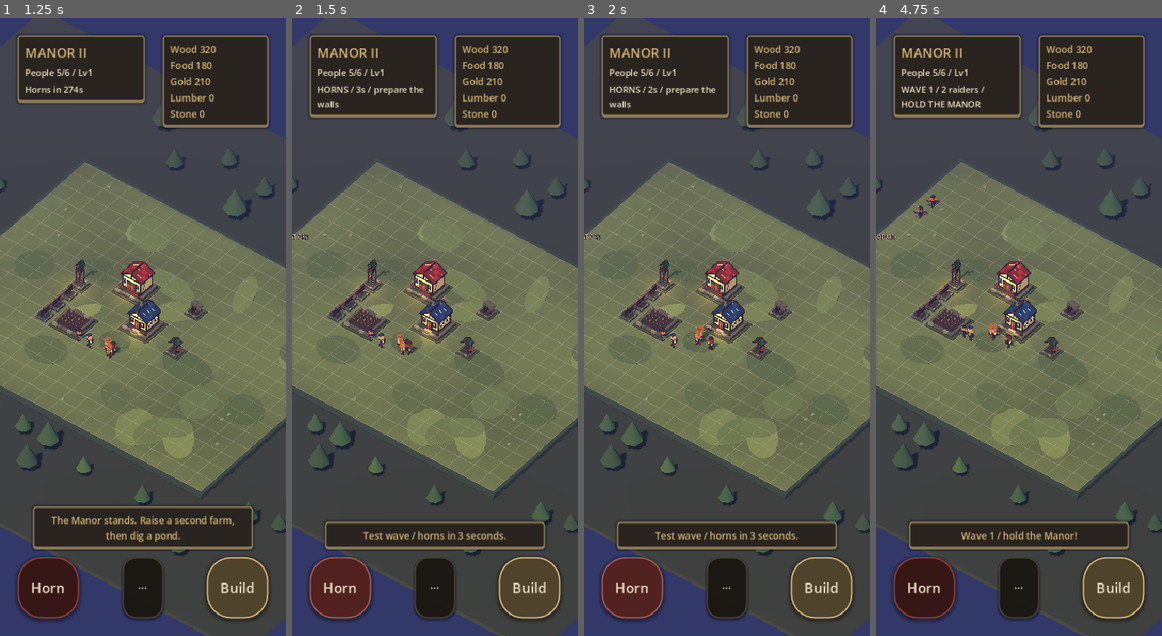
Above: before the commit, frames 1-4 (left to right).
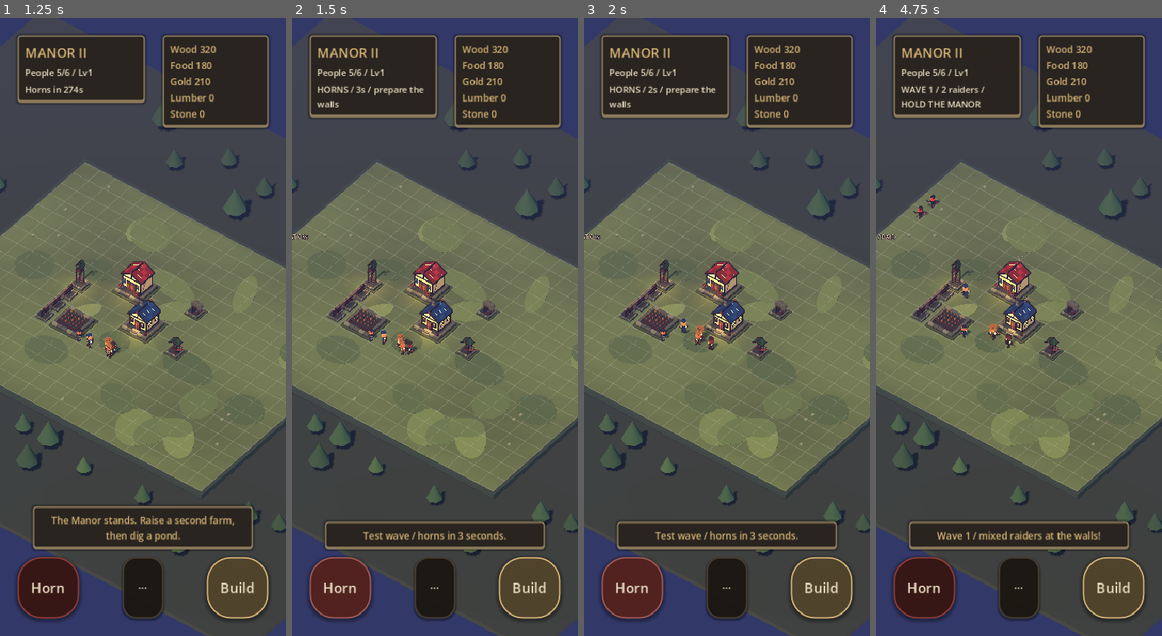
Above: after the commit, the same moments.

Repository: lifetimeballer1/midnight-manor-2
Game: Godot game, scene res://scenes/game.tscn
The game is run twice, just before and just after one commit, with the same random seed, the same clock (stepped at 60 frames per second) and the same inputs.
Inputs:
- Up to frame 1 (1.25 s): click "Enter Village" at 0.5 s
- Up to frame 2 (1.5 s): click "Horn" at 1.25 s
- Up to frame 3 (2 s): no input
- Up to frame 4 (4.75 s): click "···" at 2 s; click "Build" at 2.75 s; click "Wheat Farm 55 Wood / 1 owned" at 3.5 s; click "Cancel" at 4.25 s

Frame 1 is identical in both runs. In frame 2, less than 0.1% of the frame differs, in the area x 30-34%, y 50-54%; in frame 3, less than 0.1%; in frame 4, 0.6%, in the area x 21-79%, y 43-85%.
Error after the commit: Trying to assign an array of type "Array" to a variable of type "Array[String]". (res://scripts/game/village_sim.gd:1304)

Commit message:
Add mixed siege AI, tower orders and repair logistics

Diff:
--- a/scripts/game/village_sim.gd
+++ b/scripts/game/village_sim.gd
@@ -1035,16 +1035,18 @@
 
 
 func _gate_tick() -> void:
+	var trigger: float = 3.0 if "gate_engineering" in living.discoveries else 1.8
 	for b in buildings:
 		if b["type"] != "gate": continue
 		var open: bool = true
 		for enemy in enemies:
-			if enemy["hp"] > 0 and center(b).distance_to(position_of(enemy)) < 1.8:
+			if enemy["hp"] > 0 and center(b).distance_to(position_of(enemy)) < trigger:
 				open = false
 		if bool(b.get("gate_open", true)) != open:
 			b["gate_open"] = open
 			revision += 1
 			_invalidate()
+
 
 
 func _refine(recipe: Dictionary, dt: float) -> void:
@@ -1090,6 +1092,27 @@
 				if _walk(u, _edge_goal(u, b), dt):
 					u["phase"] = "work"
 				return
+		if "defensive_logistics" in living.discoveries:
+			var damaged: Dictionary = {}
+			var best_gap: float = INF
+			for b in buildings:
+				if b["remaining"] <= 0 and b["hp"] > 0 and b["hp"] < b["max_hp"]:
+					var gap: float = position_of(u).distance_squared_to(center(b))
+					if gap < best_gap:
+						best_gap = gap
+						damaged = b
+			if not damaged.is_empty():
+				_face_job(u, damaged)
+				if _walk(u, _edge_goal(u, damaged), dt):
+					u["phase"] = "repair"
+					u["cooldown"] += dt
+					if u["cooldown"] >= 1.0 and float(resources.get("wood", 0)) >= 1.0:
+						resources["wood"] = float(resources.get("wood", 0)) - 1.0
+						var repair_amount: float = 22.5 if u["type"] == "mason" else 15.0
+						damaged["hp"] = minf(float(damaged["max_hp"]), float(damaged["hp"]) + repair_amount)
+						u["cooldown"] = 0.0
+						revision += 1
+				return
 		_clear_facing(u)
 		return
 	if float(u["carry"]) >= 1:
@@ -1112,13 +1135,16 @@
 	if _walk(u, stand, dt):
 		u["phase"] = "work"
 		u["cooldown"] += dt
-		if u["cooldown"] >= 2 or float(workplace["reserve"]) >= float(troop_specs[u["type"]]["carry"]):
-			var amount: int = mini(floori(float(workplace["reserve"])), int(troop_specs[u["type"]]["carry"]))
-			if amount > 0:
-				workplace["reserve"] -= amount
-				u["carry"] = amount
-				u["carry_resource"] = str(building_specs[workplace["type"]]["production"])
-				u["cooldown"] = 0
+		var production: Variant = building_specs[workplace["type"]].get("production")
+		if production != null and str(production) != "":
+			if u["cooldown"] >= 2 or float(workplace["reserve"]) >= float(troop_specs[u["type"]]["carry"]):
+				var amount: int = mini(floori(float(workplace["reserve"])), int(troop_specs[u["type"]]["carry"]))
+				if amount > 0:
+					workplace["reserve"] -= amount
+					u["carry"] = amount
+					u["carry_resource"] = str(production)
+					u["cooldown"] = 0
+
 
 
 func _nearest_enemy(point: Vector2) -> Dictionary:
@@ -1164,11 +1190,14 @@
 	for enemy in enemies:
 		if enemy["hp"] <= 0:
 			continue
-		var rank: float = float(threat_ranks.get(int(enemy["id"]), -INF)) - 0.35 * here.distance_to(position_of(enemy))
+		var rank: float = float(threat_ranks.get(int(enemy["id"]), -INF)) - 0.35 * here.distance_to(position_of(enemy)) + _priority_bonus(u, enemy)
+		if str(enemy.get("type", "")) == "sapper":
+			rank += 18.0
 		if rank > best_rank:
 			best_rank = rank
 			best = enemy
 	return best
+
 
 
 func _flee_point(u: Dictionary, enemy: Dictionary, release: float) -> Vector2:
@@ -1234,18 +1263,174 @@
 	events.append({"kind": "shot", "from_x": from.x, "from_y": from.y, "x": to.x, "y": to.y})
 
 
+func _nearest_ready_building(point: Vector2, types: Array[String]) -> Dictionary:
+	var best: Dictionary = {}
+	var best_distance: float = INF
+	for b in buildings:
+		if str(b["type"]) not in types or b["hp"] <= 0 or b["remaining"] > 0:
+			continue
+		var distance: float = point.distance_squared_to(center(b))
+		if distance < best_distance:
+			best_distance = distance
+			best = b
+	return best
+
+
+func _defense_anchor(u: Dictionary) -> Vector2:
+	var priority: String = str(u.get("defense_priority", "patrol"))
+	if priority == "rally" and rally_point.x >= 0:
+		return rally_point
+	var b: Dictionary = {}
+	match priority:
+		"manor":
+			b = _hall()
+		"gate":
+			b = _nearest_ready_building(position_of(u), ["gate", "guard_post"])
+		"towers":
+			b = _nearest_ready_building(position_of(u), ["tower", "archer_tower", "guard_post"])
+	if not b.is_empty():
+		return _cached_edge_goal(u, b)
+	return Vector2(-1, -1)
+
+
+func _priority_bonus(u: Dictionary, enemy: Dictionary) -> float:
+	var priority: String = str(u.get("defense_priority", "patrol"))
+	var point: Vector2 = position_of(enemy)
+	if priority == "rally" and rally_point.x >= 0:
+		return 80.0 / (1.0 + point.distance_to(rally_point))
+	if priority == "manor":
+		var hall: Dictionary = _hall()
+		return 100.0 / (1.0 + _building_distance(point, hall)) if not hall.is_empty() else 0.0
+	var types: Array[String] = ["gate", "guard_post"] if priority == "gate" else (["tower", "archer_tower", "guard_post"] if priority == "towers" else [])
+	var bonus: float = 0.0
+	for b in buildings:
+		if str(b["type"]) in types and b["hp"] > 0:
+			bonus = maxf(bonus, 90.0 / (1.0 + _building_distance(point, b)))
+	return bonus
+
+
+func raid_manifest(for_wave: int = -1) -> Array[String]:
+	var w: int = wave + 1 if for_wave < 0 else maxi(1, for_wave)
+	var count: int = mini(8, w + 1)
+	var result: Array[String] = []
+	for index in count:
+		var kind: String = "raider"
+		if w >= 5 and index % 5 == 4:
+			kind = "sapper"
+		elif w >= 4 and index % 4 == 2:
+			kind = "marksman"
+		elif w >= 3 and index % 4 == 0:
+			kind = "brute"
+		elif w >= 2 and index % 3 == 1:
+			kind = "skirmisher"
+		result.append(kind)
+	return result
+
+
+func raid_preview() -> Dictionary:
+	var manifest: Array[String] = raid_manifest(wave + 1)
+	var composition: Dictionary = {}
+	var sides: Array[String] = []
+	var side_names: Array[String] = ["West", "East", "North", "South"]
+	for index in manifest.size():
+		composition[manifest[index]] = int(composition.get(manifest[index], 0)) + 1
+		var side: int = index % 4 if manifest.size() >= 4 else wave % 4
+		if side_names[side] not in sides:
+			sides.append(side_names[side])
+	return {"wave": wave + 1, "composition": composition, "sides": sides}
+
+
+func _enemy_stats(kind: String) -> Dictionary:
+	match kind:
+		"skirmisher":
+			return {"hp": 55.0 + wave * 7.0, "speed": 1.8, "damage": 7.0 + wave * 1.5, "range": 1.0, "delay": 0.75}
+		"brute":
+			return {"hp": 150.0 + wave * 18.0, "speed": 0.8, "damage": 16.0 + wave * 3.0, "range": 1.0, "delay": 1.25}
+		"marksman":
+			return {"hp": 65.0 + wave * 8.0, "speed": 1.05, "damage": 10.0 + wave * 2.0, "range": 4.0, "delay": 1.35}
+		"sapper":
+			return {"hp": 85.0 + wave * 10.0, "speed": 1.25, "damage": 22.0 + wave * 3.0, "range": 1.0, "delay": 1.1}
+		_:
+			return {"hp": 70.0 + wave * 10.0, "speed": 1.2, "damage": 8.0 + wave * 2.0, "range": 1.0, "delay": 1.0}
+
+
+func _enemy_objective(enemy: Dictionary) -> Dictionary:
+	var kind: String = str(enemy.get("type", "raider"))
+	var preferred: Array[String] = []
+	if kind == "sapper":
+		preferred = ["gate", "wall", "stonewall", "guard_post"]
+	elif kind == "brute":
+		preferred = ["wall", "stonewall", "gate"]
+	if not preferred.is_empty():
+		var chosen: Dictionary = _nearest_ready_building(position_of(enemy), preferred)
+		if not chosen.is_empty():
+			return chosen
+	return _hall()
+
+
+func _tower_target(b: Dictionary) -> Dictionary:
+	var mode: String = str(b.get("target_mode", "closest"))
+	var candidates: Array[Dictionary] = []
+	for enemy in enemies:
+		if enemy["hp"] > 0 and center(b).distance_to(position_of(enemy)) <= float(building_specs[b["type"]]["tiers"][int(b["tier"]) - 1]["range"]):
+			candidates.append(enemy)
+	if candidates.is_empty():
+		return {}
+	if mode == "sappers":
+		for enemy in candidates:
+			if str(enemy.get("type", "")) == "sapper":
+				return enemy
+	if mode == "strongest":
+		var best: Dictionary = candidates[0]
+		for enemy in candidates:
+			if float(enemy["hp"]) > float(best["hp"]):
+				best = enemy
+		return best
+	if mode == "weakest":
+		var best: Dictionary = candidates[0]
+		for enemy in candidates:
+			if float(enemy["hp"]) < float(best["hp"]):
+				best = enemy
+		return best
+	if mode == "manor":
+		var hall: Dictionary = _hall()
+		var best: Dictionary = candidates[0]
+		for enemy in candidates:
+			if _building_distance(position_of(enemy), hall) < _building_distance(position_of(best), hall):
+				best = enemy
+		return best
+	return _nearest_enemy(center(b))
+
+
+func set_tower_targeting(id: int, mode: String) -> bool:
+	var b: Dictionary = get_building(id)
+	if b.is_empty() or b["type"] not in ["tower", "archer_tower", "guard_post"]:
+		return false
+	if mode not in ["closest", "strongest", "weakest", "sappers", "manor"]:
+		return false
+	if mode != "closest" and "watchtowers" not in living.discoveries:
+		notice = "Research Watchtower Doctrine first."
+		return false
+	b["target_mode"] = mode
+	notice = "%s targeting: %s." % [str(building_specs[b["type"]]["name"]), mode.capitalize()]
+	return true
+
+
 func _fighter(u: Dictionary, dt: float) -> void:
 	var enemy: Dictionary = _threat_enemy(u)
 	if enemy.is_empty():
 		_clear_facing(u)
 		_close_kite(u)
+		if (raid_warning or raid_active) and not u["hold"]:
+			var anchor: Vector2 = _defense_anchor(u)
+			if anchor.x >= 0:
+				_walk(u, anchor, dt)
 		return
 	var here: Vector2 = position_of(u)
 	var gap: float = here.distance_to(position_of(enemy))
 	u["fx"] = position_of(enemy).x
 	u["fy"] = position_of(enemy).y
-	if str(u["type"]) == "archer" and not u["hold"]:
-		# Survival comes first: break from whatever is actually swinging at this archer.
+	if str(u["type"]) in ["archer", "longbowman"] and not u["hold"]:
 		var closest: Dictionary = _nearest_enemy(here)
 		if not closest.is_empty() and (here.distance_to(position_of(closest)) <= KITE_TRIGGER or bool(u.get("kite", false))):
 			var space: Vector2 = _archer_space(u, closest)
@@ -1258,13 +1443,14 @@
 		if u["cooldown"] <= 0:
 			enemy["hp"] -= _stat(u, "damage")
 			u["cooldown"] = 1.0
-			if u["type"] == "archer":
+			if u["type"] in ["archer", "longbowman"]:
 				_shot(here, position_of(enemy))
 		return
 	if not u["hold"]:
 		_walk(u, position_of(enemy), dt)
 
 
+
 func start_raid() -> bool:
 	if raid_active or raid_warning:
 		notice = "A raid is already on the road."
@@ -1282,18 +1468,26 @@
 	raid_warning = false
 	raid_active = true
 	wave += 1
-	var count: int = mini(8, wave + 1)
-	for index in count:
-		var side: int = index % 4 if count >= 4 else (wave - 1) % 4
+	raid_started_at = elapsed
+	raid_kills = 0
+	raid_baseline.clear()
+	for b in buildings:
+		raid_baseline[int(b["id"])] = float(b["hp"])
+	var manifest: Array[String] = raid_manifest(wave)
+	for index in manifest.size():
+		var side: int = index % 4 if manifest.size() >= 4 else (wave - 1) % 4
 		var point := Vector2(0.5, 3.5 + index * 1.1)
 		match side:
 			1: point = Vector2(19.5, 4.5 + index)
 			2: point = Vector2(5.5 + index, 0.5)
 			3: point = Vector2(6.5 + index, 15.5)
-		var hp: float = 70 + wave * 10
-		enemies.append({"id": _id(), "type": "raider", "x": point.x, "y": point.y, "hp": hp, "max_hp": hp,
-			"phase": "walk", "cooldown": 0.0})
-	notice = "Wave %d / hold the Manor!" % wave
+		var kind: String = manifest[index]
+		var stats: Dictionary = _enemy_stats(kind)
+		enemies.append({"id": _id(), "type": kind, "x": point.x, "y": point.y, "hp": stats["hp"], "max_hp": stats["hp"],
+			"phase": "walk", "cooldown": 0.0, "speed": stats["speed"], "damage": stats["damage"], "range": stats["range"], "attack_delay": stats["delay"],
+			"fx": -1.0, "fy": -1.0})
+	notice = "Wave %d / mixed raiders at the walls!" % wave
+
 
 
 func _building_distance(point: Vector2, b: Dictionary) -> float:
@@ -1314,30 +1508,41 @@
 		var stats: Dictionary = building_specs[b["type"]]["tiers"][int(b["tier"]) - 1]
 		if float(stats["damage"]) <= 0:
 			continue
-		var enemy: Dictionary = _nearest_enemy(center(b))
-		if not enemy.is_empty() and center(b).distance_to(position_of(enemy)) <= float(stats["range"]):
+		var enemy: Dictionary = _tower_target(b)
+		if not enemy.is_empty():
 			enemy["hp"] -= float(stats["damage"])
-			b["cooldown"] = 5.0 if b["type"] == "trap" else 1.0
+			b["cooldown"] = float(stats.get("cooldown", 5.0 if b["type"] == "trap" else 1.0))
 			_shot(center(b), position_of(enemy))
 	for enemy in enemies:
 		if enemy["hp"] <= 0:
 			continue
 		enemy["cooldown"] = maxf(0, float(enemy["cooldown"]) - dt)
 		enemy["phase"] = "idle"
+		var attack_range: float = float(enemy.get("range", 1.0))
 		var opponent: Dictionary = {}
+		var opponent_gap: float = INF
 		for u in units:
-			if u["hp"] > 0 and troop_specs[u["type"]]["role"] == "combat" and position_of(enemy).distance_to(position_of(u)) < 1.1:
-				opponent = u
-				break
+			if u["hp"] > 0 and troop_specs[u["type"]]["role"] == "combat":
+				var gap: float = position_of(enemy).distance_to(position_of(u))
+				if gap <= attack_range and gap < opponent_gap:
+					opponent = u
+					opponent_gap = gap
 		if not opponent.is_empty():
 			enemy["phase"] = "attack"
 			enemy["fx"] = float(opponent["x"])
 			enemy["fy"] = float(opponent["y"])
 			if enemy["cooldown"] <= 0:
-				opponent["hp"] = maxf(0, float(opponent["hp"]) - (8 + wave * 2))
-				enemy["cooldown"] = 1
+				var hit: float = float(enemy.get("damage", 8 + wave * 2))
+				if opponent["type"] == "warden":
+					hit *= 0.85
+				opponent["hp"] = maxf(0, float(opponent["hp"]) - hit)
+				enemy["cooldown"] = float(enemy.get("attack_delay", 1.0))
+				if attack_range > 1.5:
+					_shot(position_of(enemy), position_of(opponent))
 			continue
-		var objective: Dictionary = _hall()
+		var objective: Dictionary = _enemy_objective(enemy)
+		if objective.is_empty():
+			continue
 		var goal: Vector2 = _cached_edge_goal(enemy, objective, true)
 		if not _path_reachable(enemy, goal, true):
 			var nearest: float = INF
@@ -1348,13 +1553,20 @@
 						nearest = distance
 						objective = b
 			goal = _cached_edge_goal(enemy, objective, true)
-		if _building_distance(position_of(enemy), objective) <= 0.8:
+		if _building_distance(position_of(enemy), objective) <= attack_range:
 			enemy["phase"] = "attack"
 			enemy["fx"] = center(objective).x
 			enemy["fy"] = center(objective).y
 			if enemy["cooldown"] <= 0:
-				objective["hp"] = maxf(0, float(objective["hp"]) - (8 + wave * 2))
-				enemy["cooldown"] = 1
+				var hit: float = float(enemy.get("damage", 8 + wave * 2))
+				if objective["type"] == "gate" and "gate_engineering" in living.discoveries:
+					hit *= 0.7
+				elif objective["type"] in ["wall", "stonewall"] and "fortifications" in living.discoveries:
+					hit *= 0.85
+				objective["hp"] = maxf(0, float(objective["hp"]) - hit)
+				enemy["cooldown"] = float(enemy.get("attack_delay", 1.0))
+				if attack_range > 1.5:
+					_shot(position_of(enemy), center(objective))
 				if objective["hp"] <= 0:
 					revision += 1
 					_invalidate()
@@ -1362,6 +1574,7 @@
 			_walk(enemy, goal, dt, true)
 	for index in range(enemies.size() - 1, -1, -1):
 		if enemies[index]["hp"] <= 0:
+			raid_kills += 1
 			paths.erase(int(enemies[index]["id"]))
 			enemies.remove_at(index)
 	if _hall().get("hp", 0) <= 0:
@@ -1370,12 +1583,31 @@
 		_finish_raid(true)
 
 
+
 func _reward(rewards: Dictionary) -> void:
 	for resource in rewards:
 		pending_rewards[resource] = float(pending_rewards.get(resource, 0)) + float(rewards[resource])
 
 
 func _finish_raid(victory: bool) -> void:
+	var damaged: int = 0
+	var destroyed: int = 0
+	for b in buildings:
+		var before: float = float(raid_baseline.get(int(b["id"]), b["hp"]))
+		if float(b["hp"]) < before:
+			damaged += 1
+		if before > 0 and b["hp"] <= 0:
+			destroyed += 1
+	var knocked: int = 0
+	for u in units:
+		if u["hp"] <= 0:
+			knocked += 1
+	var reward: Dictionary = {"gold": 20 + wave * 10} if victory else {"wood": 80}
+	last_raid_report = {
+		"wave": wave, "victory": victory, "enemies_defeated": raid_kills, "buildings_damaged": damaged,
+		"buildings_destroyed": destroyed, "defenders_knocked_out": knocked,
+		"duration": maxf(0.0, elapsed - raid_started_at), "reward": reward.duplicate(true)
+	}
 	raid_active = false
 	raid_warning = false
 	enemies.clear()
@@ -1387,8 +1619,9 @@
 			u["x"] = 8.0
 			u["y"] = 10.8
 			u["phase"] = "idle"
-	_reward({"gold": 20 + wave * 10} if victory else {"wood": 80})
-	notice = "The Manner stands / salvage and recovery." if victory else "The Manor fell / salvage Wood waits. Repair and rise again."
+	_reward(reward)
+	notice = "The Manner stands / battle report ready." if victory else "The Manor fell / battle report ready. Repair and rise again."
+
 
 
 func quest_current() -> Dictionary:
